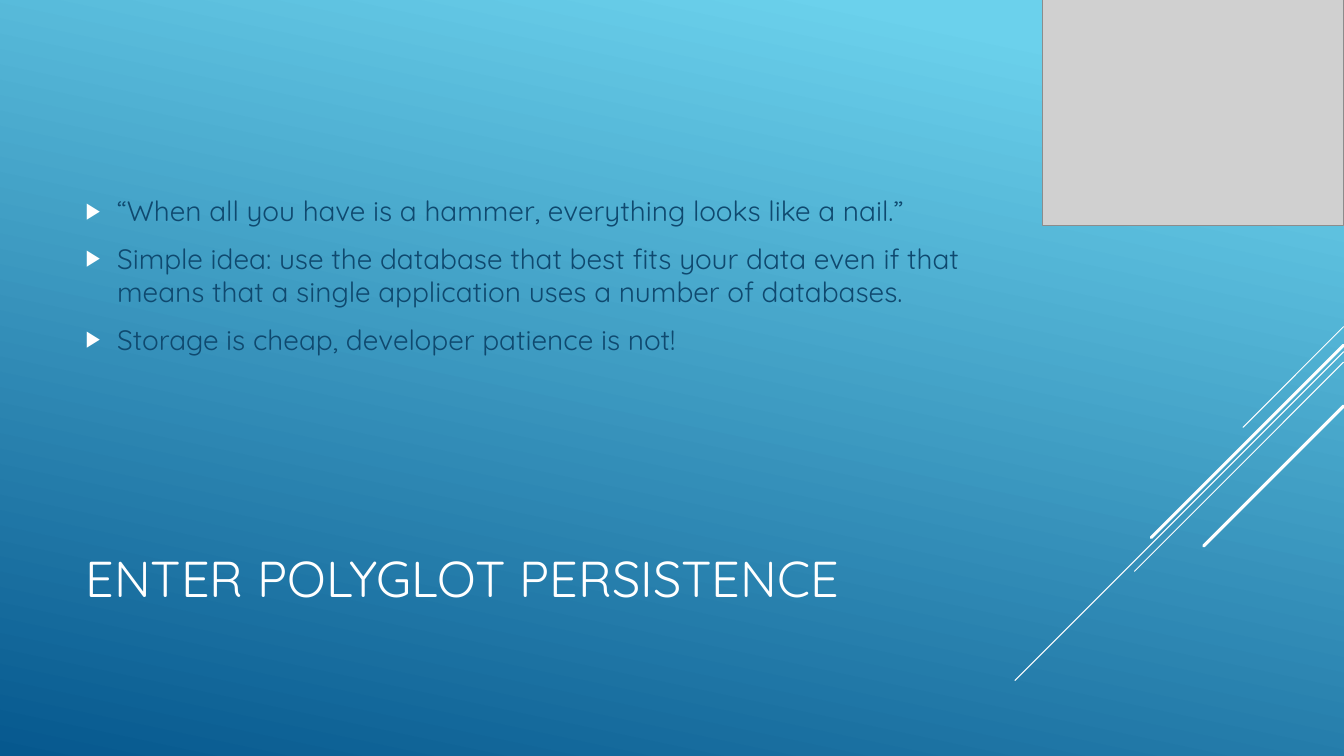
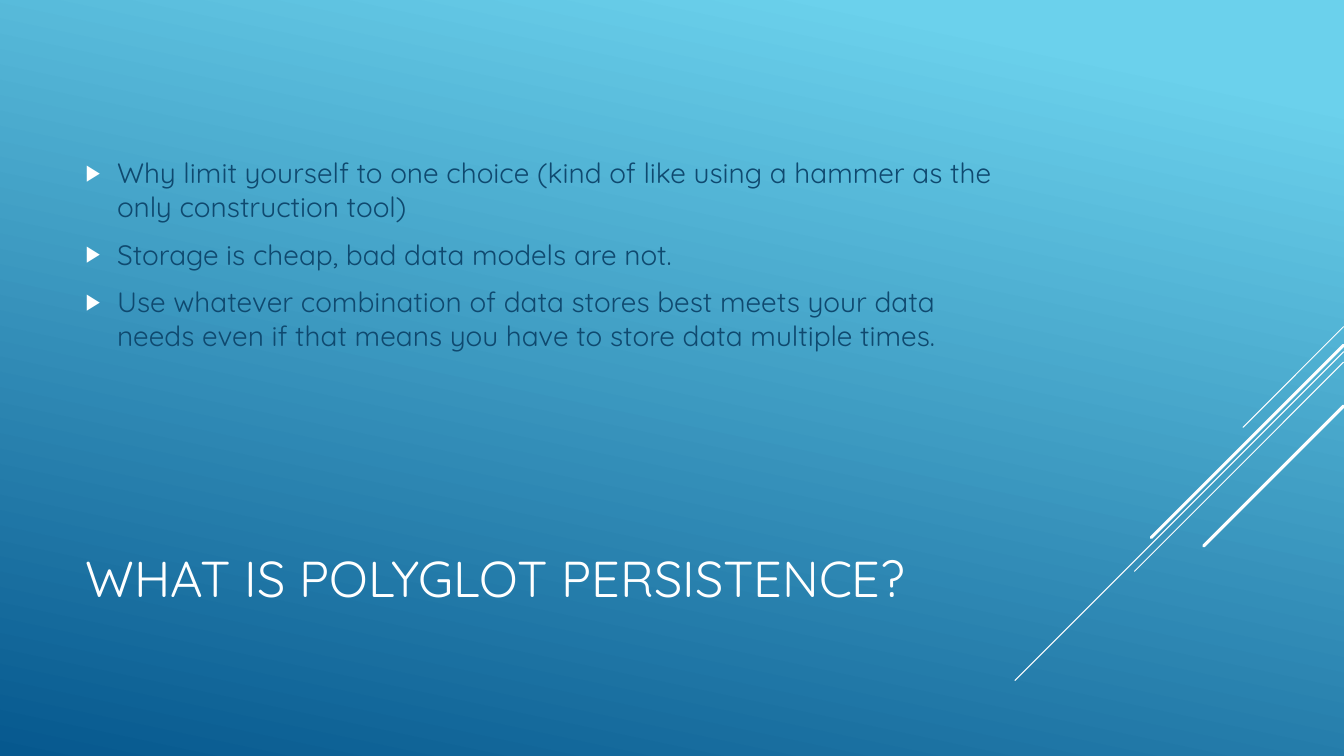
Before and after one commit to jbreyer/Polyglot, a slide deck: slide 50 of Polyglot Persistence and NOSQL.pptx (slide 6 before the commit). Drawn at 1344x756 pixels with LibreOffice and Linux fonts; fonts in the diff are those of the drawing; grey boxes stand for pictures. Boxes give left, top, right and bottom in pixels: in the first picture for what was removed or moved away, otherwise in the second. Text is boxed around its words. In the diff, an @@ line names an element or a change of style, - is before the commit and + after.

Commit message:
Add files via upload
Updated presentation

```diff
--- a/Polyglot Persistence and NOSQL.pptx
+++ b/Polyglot Persistence and NOSQL.pptx
@@ picture removed at [1043,0,1344,226] @@
@@ text at [117,162,991,352]: text changed @@
-▶ “When all you have is a hammer, everything looks like a nail.”
-▶ Simple idea: use the database that best fits your data even if that means that a single application uses a number of databases.
-▶ Storage is cheap, developer patience is not!
+▶ Why limit yourself to one choice (kind of like using a hammer as the only construction tool)
+▶ Storage is cheap, bad data models are not.
+▶ Use whatever combination of data stores best meets your data needs even if that means you have to store data multiple times.
@@ title at [86,560,905,598]: text changed @@
-ENTER POLYGLOT PERSISTENCE
+WHAT IS POLYGLOT PERSISTENCE?
```
Also in this commit, not shown: 5 other slides changed, 20 slides added, 1 slide removed.
